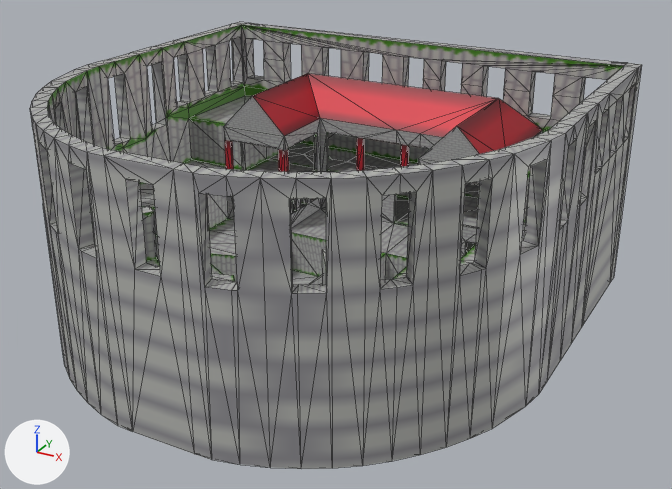
An edit to the Blender file GodotProject2/models/theater.blend, drawn before and after from the same camera.
Before and after are seen from a 50 mm lens placed at (5.53, -9.4, 5.76), pointed at (0.35, 0.02, 1.05). The axes (+X, +Y, +Z) are drawn at lower left. The lights are the same throughout. Mesh edges are drawn as thin lines.

The first picture shows 'Temple'.
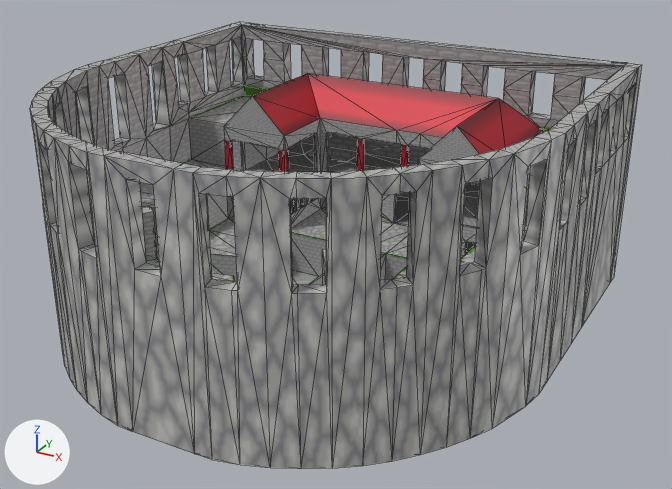
Location of each change, [x1, y1, x2, y2] in pixels of the pictures (672 x 489 px; the box of a moved part takes in the faces that stretch with it):
'Temple', reshaped, surface changed
    both: [30, 22, 642, 469]
part 1 of me_cylinder, moved or reshaped
    both: [139, 25, 245, 163]
part 3 of me_cylinder, surface changed
    both: [30, 25, 642, 469]

What changed in the scene script:
```text
Change me_cylinder:
    where me_cylinder.from_pydata(...)  # 414 vertices, 356 faces; spans x -3.2..3.13, y -3.18..3.18, z -0.1..3.01
    used by ob_temple; location = (0.0, 0.0, 0.0); rotation_euler = (0.0, 0.0, -1.571), in degrees (0, 0, -90)
    me_cylinder part 1
    me_cylinder.vertices[166].co: (-1.0, -3.0, 2.01) -> (-0.96, -2.93, 1.87)
    me_cylinder.vertices[232].co: (-1.5, -3.0, 2.01) -> (-1.5, -3.0, 1.94)
    me_cylinder part 2
    me_cylinder.vertices[170].co: (-1.0, 3.0, 2.01) -> (-1.0, 3.0, 1.84)
    me_cylinder.vertices[233].co: (-1.5, 3.0, 2.01) -> (-1.5, 3.0, 1.9)
    me_cylinder part 3: texture (UV) coordinates of 280 of 356 faces, centred in x -3.2..3.13, y -3.18..3.18, z 0.29..2.51, changed; they spanned u 0.0..0.93, v 0.36..0.97 and now span u 0.0..0.88, v 0.28..1.0
```
